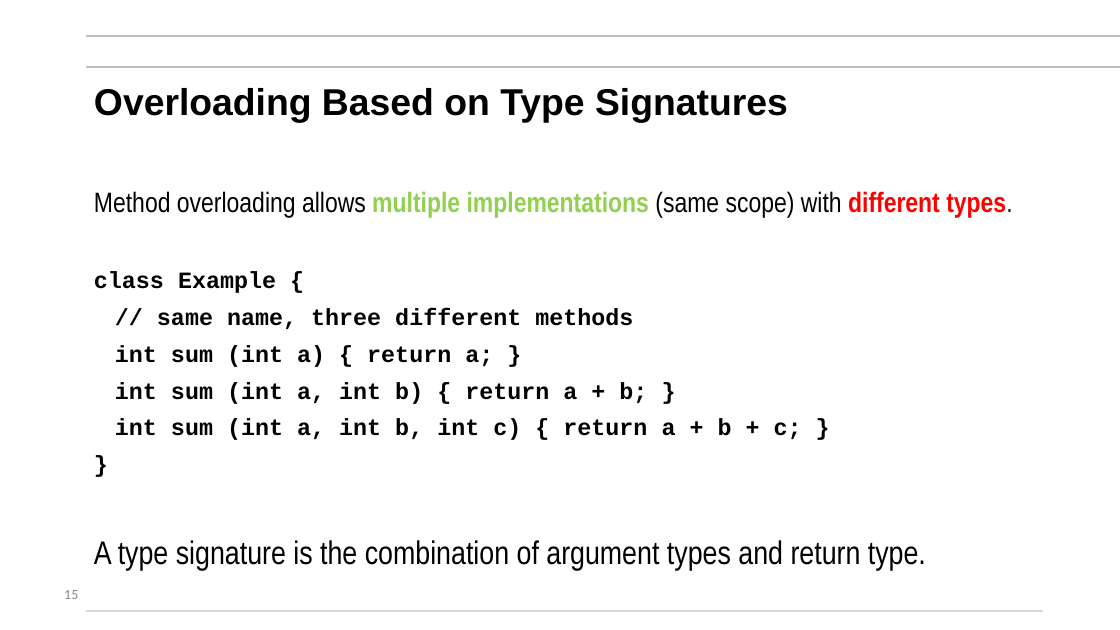
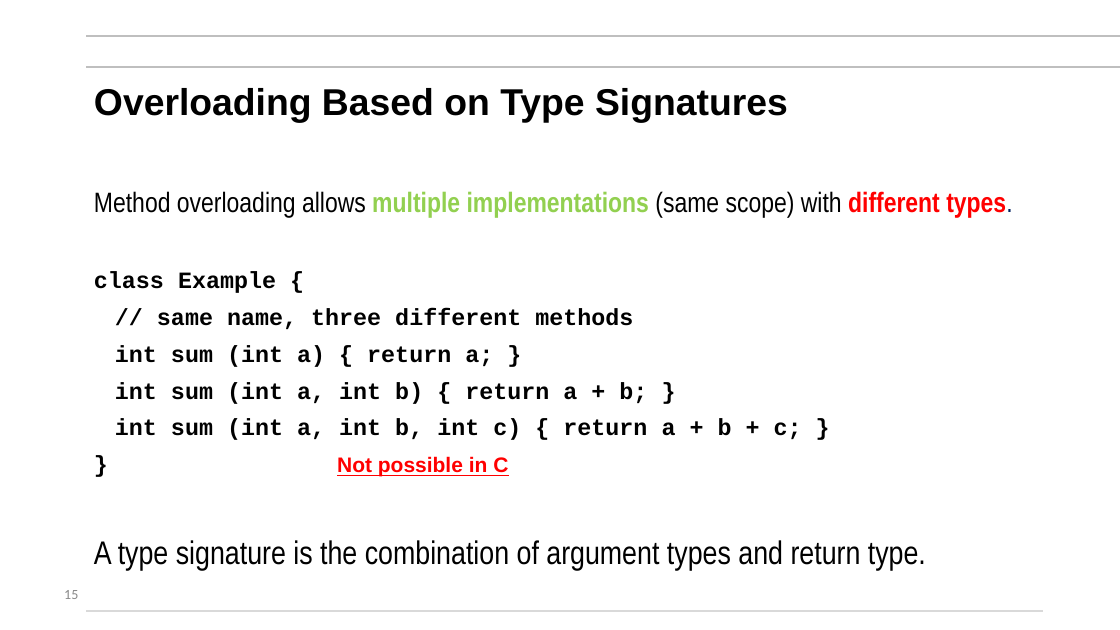
Before and after one commit to mikegrace2/CSEN160-Fall2026-Course-Website, a slide deck: slide 15 of lectures/Week05_ChainingFinalOverload_Generics/1_ConstructorChainingFinalMethodsClassesOverloading_V4.pptx. Drawn at 1120x630 pixels with LibreOffice and Linux fonts; fonts in the diff are those of the drawing; background and template pictures are left out. Boxes give left, top, right and bottom in pixels: in the first picture for what was removed or moved away, otherwise in the second. Text is boxed around its words. In the diff, an @@ line names an element or a change of style, - is before the commit and + after.

```diff
--- a/lectures/Week05_ChainingFinalOverload_Generics/1_ConstructorChainingFinalMethodsClassesOverloading_V4.pptx
+++ b/lectures/Week05_ChainingFinalOverload_Generics/1_ConstructorChainingFinalMethodsClassesOverloading_V4.pptx
@@ text added at (x1=337, y1=456, x2=508, y2=477), 18 pt, text #FF0000, bold, underline @@
+Not possible in C
```
Also in this commit, not shown: 5 other slides changed.
